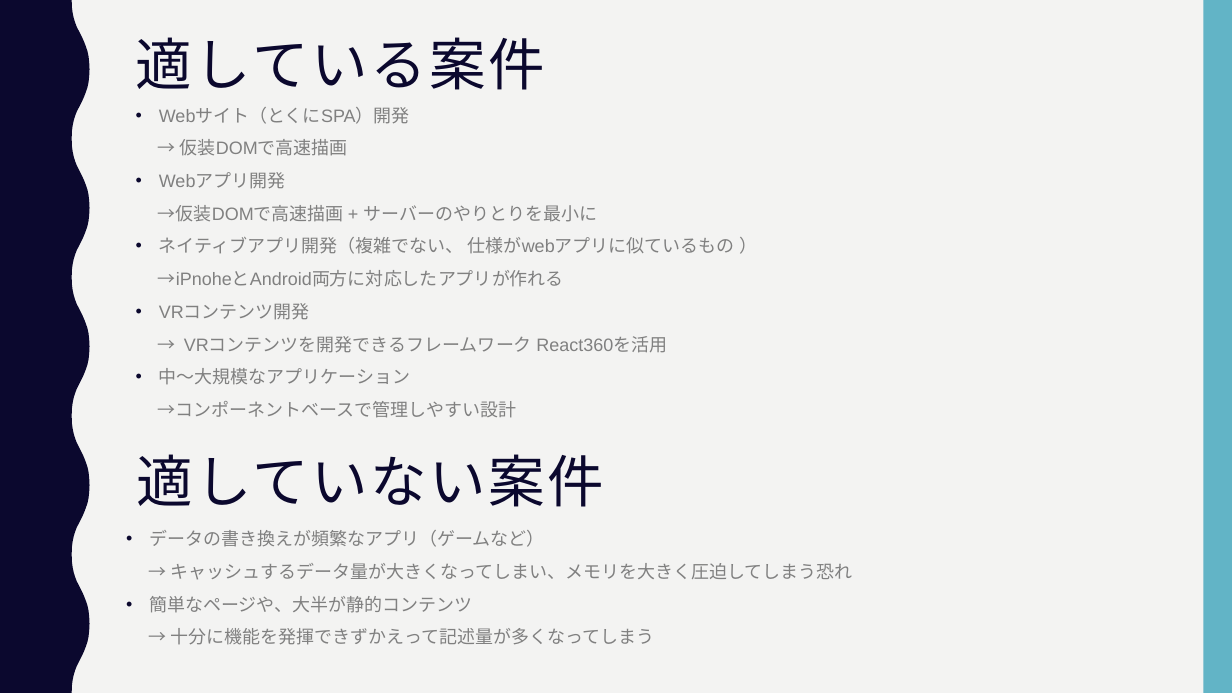
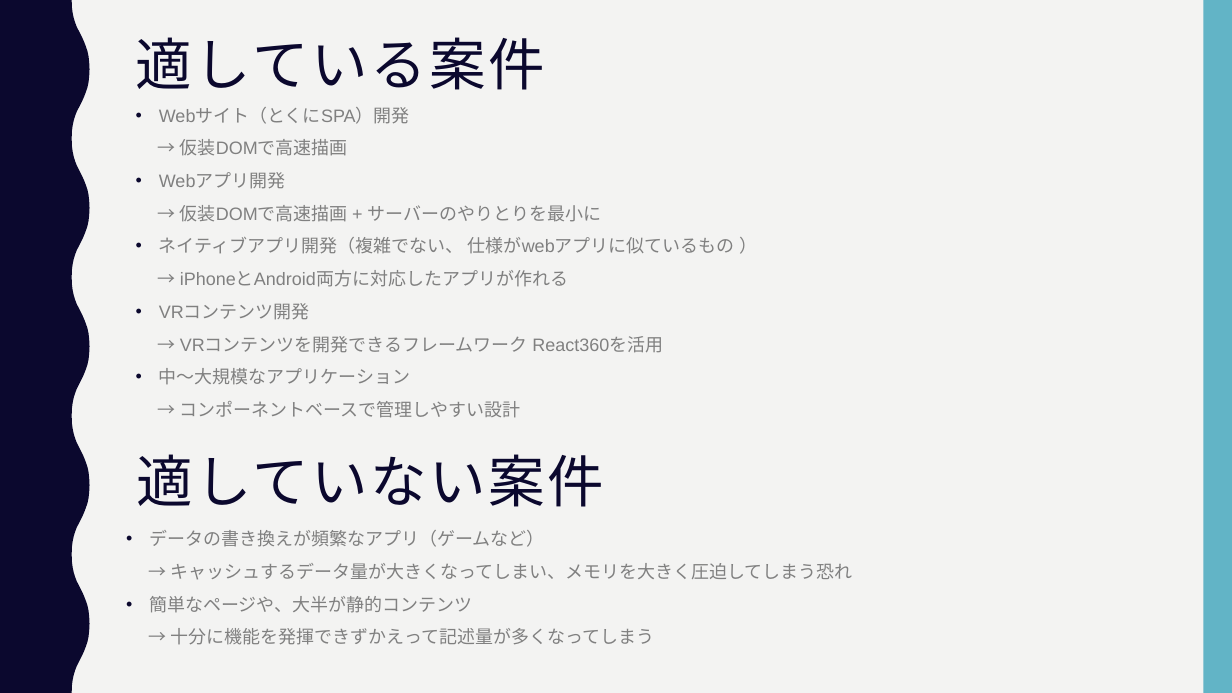
Before and after one commit to yo0o0oy/prac-program, a slide deck: slide 6 of javascript/react/mbo/pfc-calculator/doc/summary.pptx. Drawn at 1232x693 pixels with LibreOffice and Linux fonts; fonts in the diff are those of the drawing. Boxes give left, top, right and bottom in pixels: in the first picture for what was removed or moved away, otherwise in the second. Text is boxed around its words. In the diff, an @@ line names an element or a change of style, - is before the commit and + after.

```diff
--- a/javascript/react/mbo/pfc-calculator/doc/summary.pptx
+++ b/javascript/react/mbo/pfc-calculator/doc/summary.pptx
@@ text at (180,205,602,222): spaces changed @@
-→仮装DOMで高速描画 + サーバーのやりとりを最小に
+→ 仮装DOMで高速描画 + サーバーのやりとりを最小に
@@ text at (180,271,568,287): text changed @@
-→iPnoheとAndroid両方に対応したアプリが作れる
+→ iPhoneとAndroid両方に対応したアプリが作れる
@@ text at (180,401,521,418): spaces changed @@
-→コンポーネントベースで管理しやすい設計
+→ コンポーネントベースで管理しやすい設計
```
Also in this commit, not shown: 3 other slides changed.
